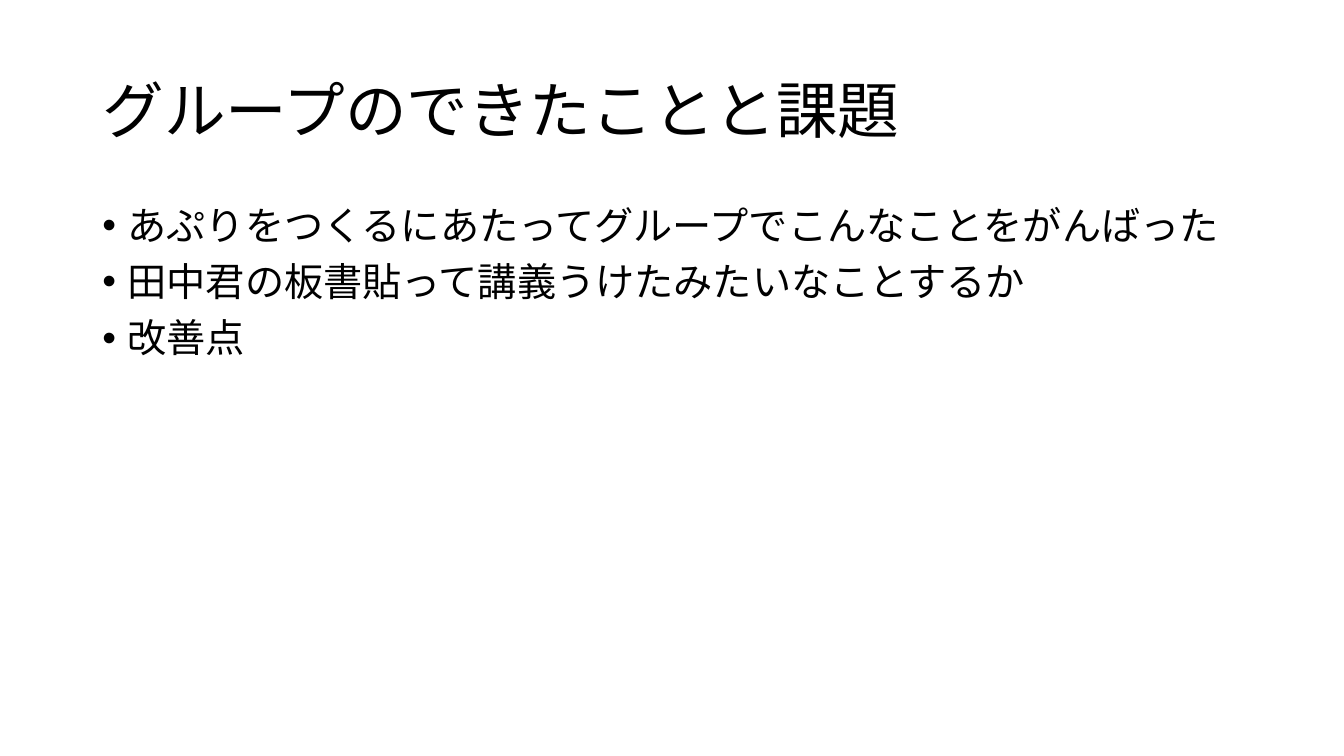
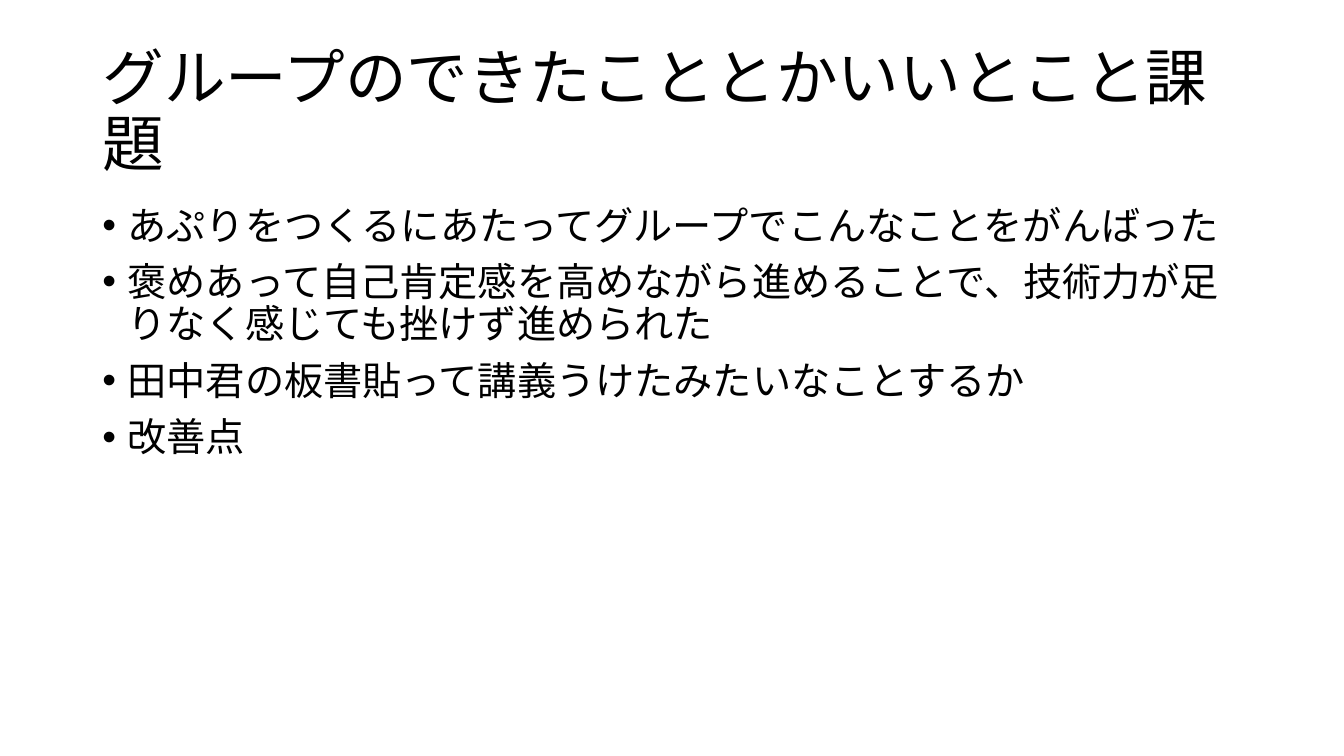
Before and after one commit to plusdojo2024/A4, a slide deck: slide 17 of doc/発表資料/発表資料.pptx (slide 9 before the commit). Drawn at 1344x756 pixels with LibreOffice and Linux fonts; fonts in the diff are those of the drawing. Boxes give left, top, right and bottom in pixels: in the first picture for what was removed or moved away, otherwise in the second. Text is boxed around its words. In the diff, an @@ line names an element or a change of style, - is before the commit and + after.

```diff
--- a/doc/発表資料/発表資料.pptx
+++ b/doc/発表資料/発表資料.pptx
@@ title at <box>102,48,1207,171</box>: text changed @@
-グループのできたことと課題
+グループのできたこととかいいとこと課題
@@ text at <box>128,263,1219,341</box>: paragraph added @@
+• 褒めあって自己肯定感を高めながら進めることで、技術力が足りなく感じても挫けず進められた
```
Also in this commit, not shown: 4 other slides changed, 8 slides added, 5 slides removed, 1 other file.
